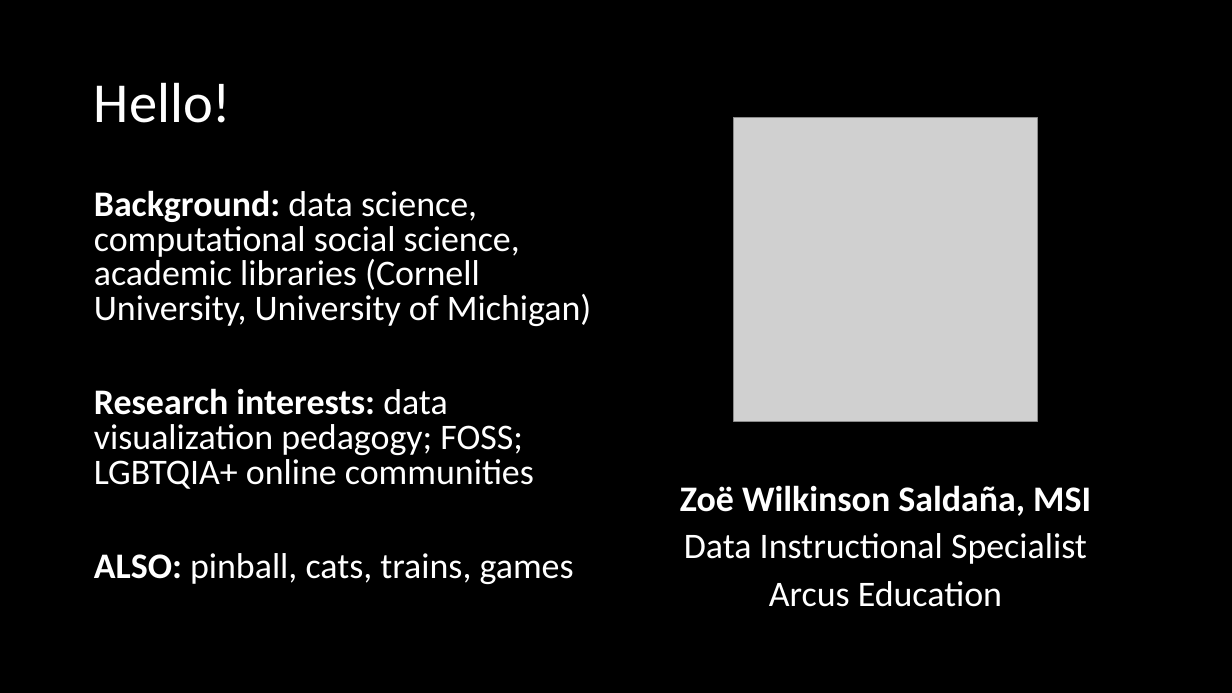
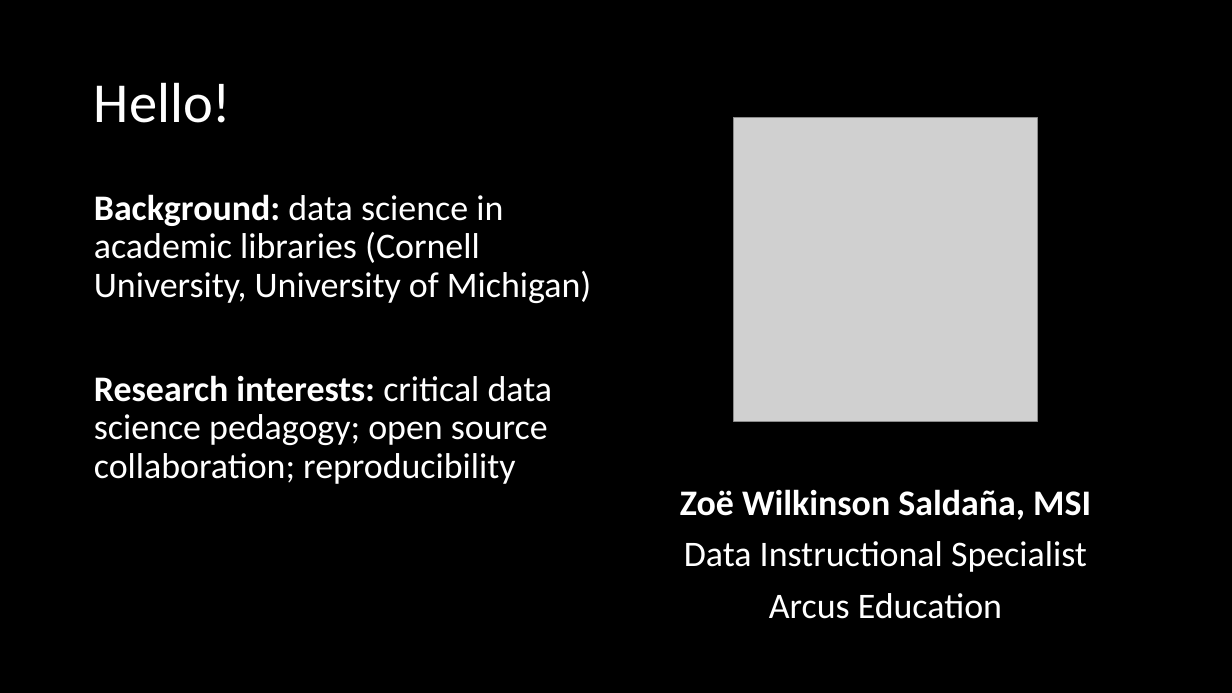
Before and after one commit to arcus/education-materials, a slide deck: slide 2 of intro-to-ml/intro_ml_pres.pptx. Drawn at 1232x693 pixels with LibreOffice and Linux fonts; fonts in the diff are those of the drawing; grey boxes stand for pictures. Boxes give left, top, right and bottom in pixels: in the first picture for what was removed or moved away, otherwise in the second. Text is boxed around its words. In the diff, an @@ line names an element or a change of style, - is before the commit and + after.

```diff
--- a/intro-to-ml/intro_ml_pres.pptx
+++ b/intro-to-ml/intro_ml_pres.pptx
@@ text at box(94, 194, 591, 484): text changed @@
-Background: data science, computational social science, academic libraries (Cornell University, University of Michigan)
-Research interests: data visualization pedagogy; FOSS; LGBTQIA+ online communities
-ALSO: pinball, cats, trains, games
+Background: data science in academic libraries (Cornell University, University of Michigan)
+Research interests: critical data science pedagogy; open source collaboration; reproducibility
@@ text "Zoë Wilkinson Saldaña, MSI" at box(680, 489, 1091, 619): line spacing 0.8 to 0.9 @@
```
Also in this commit, not shown: 6 other slides changed, 2 slides added, 2 slides removed, 1 other file.
